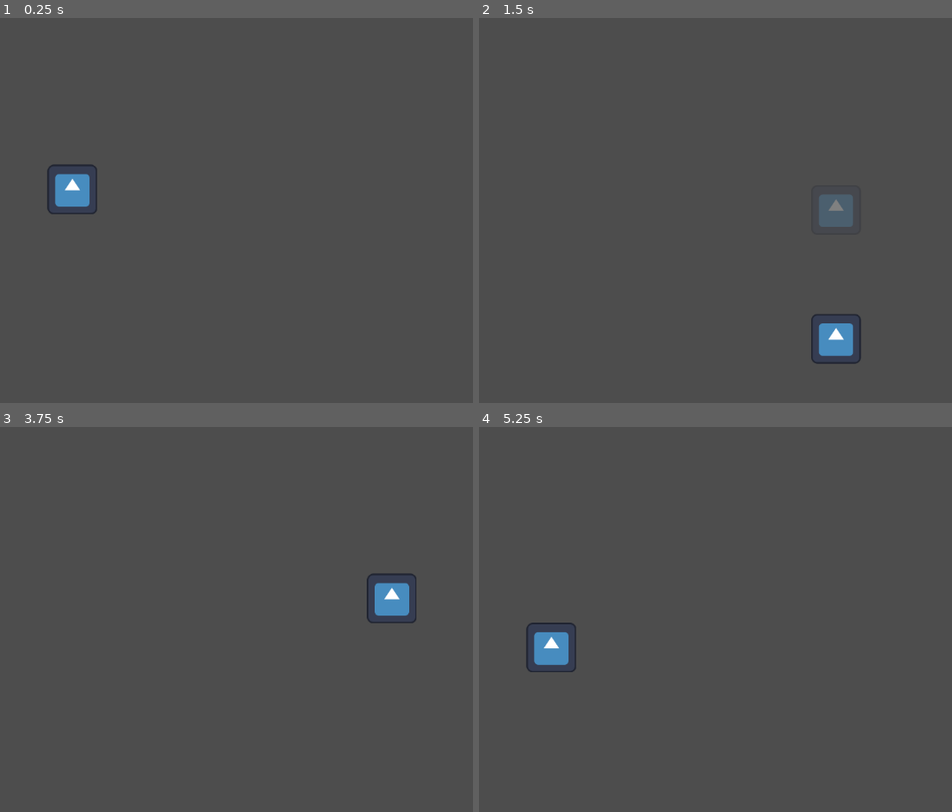
Above: before the commit, frames 1-4 (two rows, left to right).
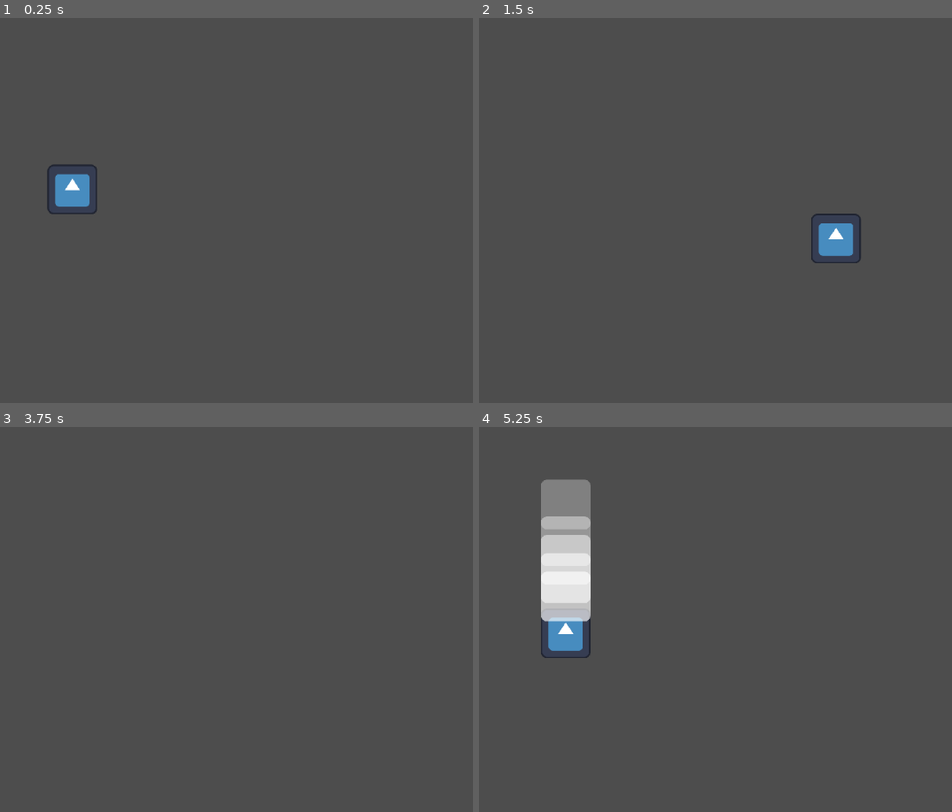
Above: after the commit, the same moments.

Repository: quapin/mattjam
Game: Godot game, scene res://src/characters/player.tscn
The game is run twice, just before and just after one commit, with the same random seed, the same clock (stepped at 60 frames per second) and the same inputs. Before the commit the project starts from res://characters/player.tscn. The engine's default icon, where the game draws it, is replaced by a stand-in: a white triangle on a blue panel in a dark square.
Inputs (mouse positions are in pixels of both pictures, inside the frame that each line leads up to):
- Up to frame 1 (0.25 s): no input
- Up to frame 2 (1.5 s): tap Enter at 0.5 s; move the mouse to (753, 183) at 0.52 s; hold D (right) 0.53-1.28 s; tap Space (dash, bound only after the commit) at 0.6 s; tap E (dash, bound only before the commit) at 0.8, 1.35 s; move the mouse to (outside the picture) at 1.27 s; hold S (down) from 1.28 s (still down)
- Up to frame 3 (3.75 s): click (outside the picture) at 1.55 s; move the mouse to (189, 527) at 2.02 s; release S (down) at 2.03 s; hold D (right) 2.03-2.78 s; click (189, 527) at 2.1 s; tap Space (dash, bound only after the commit) at 2.3, 2.85, 3.5 s; move the mouse to (85, 692) at 2.77 s; hold W (up) 2.78-3.53 s; tap E (dash, bound only before the commit) at 3.05, 3.6 s; move the mouse to (331, 673) at 3.52 s; hold A (left) from 3.53 s (still down)
- Up to frame 4 (5.25 s): click (810, 673) at 3.8 s; move the mouse to (outside the picture) at 4.27 s; click (outside the picture) at 4.35 s; tap Space (dash, bound only after the commit) at 4.55, 5.1 s; move the mouse to (635, 611) at 5.02 s; release A (left) at 5.03 s; hold S (down) from 5.03 s (still down)

The runs differ from the first frame. In frame 1, less than 0.1% of the frame differs, in the area x 14-17%, y 41-45%; in frame 2, 2.1%; in frame 3, 0.8%; in frame 4, 4.9%, in the area x 9-24%, y 13-64%.

Commit message:
Ninja Sta, Dash Changes, Player Attacking

Diff:
--- a/characters/actions/dash.tscn
+++ /dev/null
@@ -1,11 +0,0 @@
-[gd_scene load_steps=2 format=3 uid="uid://b1fl2ahtkl6gm"]
-
-[ext_resource type="Script" path="res://Dash.gd" id="1_535oa"]
-
-[node name="Dash" type="Node2D"]
-script = ExtResource("1_535oa")
-
-[node name="DurationTimer" type="Timer" parent="."]
-one_shot = true
-
-[connection signal="timeout" from="DurationTimer" to="." method="_on_duration_timer_timeout"]
--- a/characters/actions/dash_ghost.tscn
+++ /dev/null
@@ -1,10 +0,0 @@
-[gd_scene load_steps=3 format=3 uid="uid://dngrbtwvf3msi"]
-
-[ext_resource type="Script" path="res://DashGhost.gd" id="1_0qryc"]
-[ext_resource type="Texture2D" uid="uid://40xk6rj3y4yl" path="res://icon.svg" id="1_ok6cn"]
-
-[node name="DashGhost" type="Sprite2D"]
-position = Vector2(500, 300)
-scale = Vector2(0.633, 0.633)
-texture = ExtResource("1_ok6cn")
-script = ExtResource("1_0qryc")
--- a/characters/player.gd
+++ /dev/null
@@ -1,24 +0,0 @@
-extends CharacterBody2D
-
-var move_speed = 400  # speed in pixels/sec
-var dash_speed = 1800
-var dash_duration = 0.1
-
-@onready var dash = $Dash
-@onready var sprite = $Sprite2D
-@onready var animplayer = $AnimationPlayer
-
-func _process(delta):
-
-	if Input.is_action_just_pressed("dash") && dash.can_dash && !dash.is_dashing() :
-		dash.start_dash(sprite, dash_duration)
-
-
-
-func _physics_process(delta):
-	var speed = dash_speed if dash.is_dashing() else move_speed
-	# Simple top down movement
-	var direction = Input.get_vector("left", "right", "up", "down")
-
-	velocity = direction * speed
-	move_and_slide()
--- a/levels/test level.tscn
+++ b/levels/test level.tscn
@@ -1,6 +1,6 @@
 [gd_scene load_steps=5 format=3 uid="uid://b5dhsj8nx5qg0"]
 
-[ext_resource type="PackedScene" uid="uid://dv8lgv8a6m1tf" path="res://characters/player.tscn" id="1_v7b10"]
+[ext_resource type="PackedScene" uid="uid://dv8lgv8a6m1tf" path="res://src/characters/player.tscn" id="1_v7b10"]
 [ext_resource type="Texture2D" uid="uid://vhe0lkimiup6" path="res://assets/Assets.png" id="2_n3ca4"]
 
 [sub_resource type="TileSetAtlasSource" id="TileSetAtlasSource_8qenl"]
--- a/project.godot
+++ b/project.godot
@@ -1,9 +1,17 @@
+; Engine configuration file.
+; It's best edited using the editor UI and not directly,
+; since the parameters that go here are not all obvious.
+;
+; Format:
+;   [section] ; section goes between []
+;   param=value ; assign values to parameters
+
 config_version=5
 
 [application]
 
 config/name="Mattjam"
-run/main_scene="res://characters/player.tscn"
+run/main_scene="res://src/characters/player.tscn"
 config/features=PackedStringArray("4.2", "Forward Plus")
 config/icon="res://icon.svg"
 
@@ -36,6 +44,10 @@
 }
 dash={
 "deadzone": 0.5,
-"events": [Object(InputEventKey,"resource_local_to_scene":false,"resource_name":"","device":-1,"window_id":0,"alt_pressed":false,"shift_pressed":false,"ctrl_pressed":false,"meta_pressed":false,"pressed":false,"keycode":0,"physical_keycode":69,"key_label":0,"unicode":101,"echo":false,"script":null)
+"events": [Object(InputEventKey,"resource_local_to_scene":false,"resource_name":"","device":-1,"window_id":0,"alt_pressed":false,"shift_pressed":false,"ctrl_pressed":false,"meta_pressed":false,"pressed":false,"keycode":0,"physical_keycode":32,"key_label":0,"unicode":32,"echo":false,"script":null)
 ]
 }
+
+[rendering]
+
+textures/canvas_textures/default_texture_filter=0
--- /dev/null
+++ b/src/characters/actions/dash.tscn
@@ -0,0 +1,49 @@
+[gd_scene load_steps=7 format=3 uid="uid://b1fl2ahtkl6gm"]
+
+[ext_resource type="Script" path="res://src/scripts/abilities/Dash.gd" id="1_535oa"]
+[ext_resource type="Texture2D" uid="uid://b05yghu27osio" path="res://assets/dust.png" id="2_hjww7"]
+
+[sub_resource type="CanvasItemMaterial" id="CanvasItemMaterial_i66ok"]
+particles_animation = true
+particles_anim_h_frames = 5
+particles_anim_v_frames = 1
+particles_anim_loop = false
+
+[sub_resource type="Gradient" id="Gradient_x68hw"]
+offsets = PackedFloat32Array(0, 0.987952)
+colors = PackedColorArray(1, 1, 1, 1, 1, 1, 1, 0)
+
+[sub_resource type="GradientTexture1D" id="GradientTexture1D_03x5v"]
+gradient = SubResource("Gradient_x68hw")
+
+[sub_resource type="ParticleProcessMaterial" id="ParticleProcessMaterial_sgn1n"]
+lifetime_randomness = 0.7
+particle_flag_disable_z = true
+angle_min = -54.0
+angle_max = 54.0
+gravity = Vector3(0, 0, 0)
+scale_min = 0.8
+color_ramp = SubResource("GradientTexture1D_03x5v")
+
+[node name="Dash" type="Node2D"]
+z_index = -1
+script = ExtResource("1_535oa")
+
+[node name="DurationTimer" type="Timer" parent="."]
+one_shot = true
+
+[node name="GhostTimer" type="Timer" parent="."]
+wait_time = 0.02
+
+[node name="DustTrail" type="GPUParticles2D" parent="."]
+texture_filter = 1
+material = SubResource("CanvasItemMaterial_i66ok")
+emitting = false
+process_material = SubResource("ParticleProcessMaterial_sgn1n")
+texture = ExtResource("2_hjww7")
+lifetime = 1.2
+speed_scale = 2.95
+explosiveness = 0.8
+
+[connection signal="timeout" from="DurationTimer" to="." method="_on_duration_timer_timeout"]
+[connection signal="timeout" from="GhostTimer" to="." method="_on_ghost_timer_timeout"]
--- /dev/null
+++ b/src/characters/actions/dash_dust.tscn
@@ -0,0 +1,3 @@
+[gd_scene format=3 uid="uid://bq31po5w4q8vl"]
+
+[node name="DashDust" type="Node2D"]
--- /dev/null
+++ b/src/characters/actions/dash_ghost.gdshader
@@ -0,0 +1,19 @@
+shader_type canvas_item;
+
+uniform bool whiten = false;
+uniform float mix_weight = 1.0;
+
+void vertex() {
+	// Called for every vertex the material is visible on.
+}
+
+void fragment() {
+	vec4 texture_color = texture(TEXTURE, UV);
+	if (whiten) {
+		vec3 white = vec3(1,1,1);
+		vec3 whitened_texture_rgb = mix(texture_color.rgb, white, mix_weight);
+		COLOR = vec4(whitened_texture_rgb, texture_color.a);
+	} else {
+		COLOR = texture_color;
+	}
+	}
--- /dev/null
+++ b/src/characters/actions/dash_ghost.tscn
@@ -0,0 +1,39 @@
+[gd_scene load_steps=5 format=3 uid="uid://dngrbtwvf3msi"]
+
+[ext_resource type="Script" path="res://src/scripts/abilities/DashGhost.gd" id="1_0qryc"]
+[ext_resource type="Texture2D" uid="uid://40xk6rj3y4yl" path="res://icon.svg" id="1_ok6cn"]
+
+[sub_resource type="Shader" id="Shader_umlqs"]
+code = "shader_type canvas_item;
+
+uniform bool whiten = false;
+uniform float mix_weight = 1.0;
+
+void vertex() {
+	// Called for every vertex the material is visible on.
+}
+
+void fragment() {
+	vec4 texture_color = texture(TEXTURE, UV);
+	if (whiten) {
+		vec3 white = vec3(1,1,1);
+		vec3 whitened_texture_rgb = mix(texture_color.rgb, white, mix_weight);
+		COLOR = vec4(whitened_texture_rgb, COLOR.a);
+	} else {
+		COLOR = texture_color;
+	}
+	}
+
+"
+
+[sub_resource type="ShaderMaterial" id="ShaderMaterial_vn5ik"]
+shader = SubResource("Shader_umlqs")
+shader_parameter/whiten = true
+shader_parameter/mix_weight = 1.0
+
+[node name="DashGhost" type="Sprite2D"]
+material = SubResource("ShaderMaterial_vn5ik")
+position = Vector2(500, 300)
+scale = Vector2(0.633, 0.633)
+texture = ExtResource("1_ok6cn")
+script = ExtResource("1_0qryc")
--- /dev/null
+++ b/src/characters/actions/whiten_material.gdshader
@@ -0,0 +1,19 @@
+shader_type canvas_item;
+
+uniform bool whiten = false;
+uniform float mix_weight = 1.0;
+
+void vertex() {
+	// Called for every vertex the material is visible on.
+}
+
+void fragment() {
+	vec4 texture_color = texture(TEXTURE, UV);
+	if (whiten) {
+		vec3 white = vec3(1,1,1);
+		vec3 whitened_texture_rgb = mix(texture_color.rgb, white, mix_weight);
+		COLOR = vec4(whitened_texture_rgb, texture_color.a);
+	} else {
+		COLOR = texture_color;
+	}
+	}
--- a/characters/player.tscn
+++ b/src/characters/player.tscn
@@ -1,10 +1,11 @@
 [gd_scene load_steps=5 format=3 uid="uid://dv8lgv8a6m1tf"]
 
-[ext_resource type="Script" path="res://characters/player.gd" id="1_577k6"]
+[ext_resource type="Script" path="res://src/scripts/player.gd" id="1_577k6"]
 [ext_resource type="Texture2D" uid="uid://40xk6rj3y4yl" path="res://icon.svg" id="2_sv6h4"]
-[ext_resource type="PackedScene" uid="uid://b1fl2ahtkl6gm" path="res://characters/actions/dash.tscn" id="3_x1q3s"]
+[ext_resource type="PackedScene" uid="uid://b1fl2ahtkl6gm" path="res://src/characters/actions/dash.tscn" id="3_x1q3s"]
 
 [sub_resource type="RectangleShape2D" id="RectangleShape2D_t1lgl"]
+size = Vector2(75, 78.5)
 
 [node name="Player" type="CharacterBody2D"]
 position = Vector2(500, 300)
@@ -16,8 +17,13 @@
 texture = ExtResource("2_sv6h4")
 
 [node name="CollisionShape2D" type="CollisionShape2D" parent="."]
+position = Vector2(-1.5, 1.25)
 shape = SubResource("RectangleShape2D_t1lgl")
 
 [node name="Dash" parent="." instance=ExtResource("3_x1q3s")]
 
 [node name="AnimationPlayer" type="AnimationPlayer" parent="."]
+
+[node name="AttackTimer" type="Timer" parent="."]
+wait_time = 0.7
+one_shot = true
--- /dev/null
+++ b/src/entites/ninja_star.tscn
@@ -0,0 +1,36 @@
+[gd_scene load_steps=5 format=3 uid="uid://bvh434qqaok0m"]
+
+[ext_resource type="Script" path="res://src/scripts/abilities/NinjaStar.gd" id="1_10lvo"]
+[ext_resource type="Texture2D" uid="uid://40xk6rj3y4yl" path="res://icon.svg" id="2_bexoe"]
+[ext_resource type="Script" path="res://src/scripts/abilities/ninjaStarTest.gd" id="3_0wxpp"]
+
+[sub_resource type="RectangleShape2D" id="RectangleShape2D_g8vt1"]
+size = Vector2(23.625, 24.5625)
+
+[node name="NinjaStar" type="Area2D"]
+collision_layer = 2
+collision_mask = 2
+script = ExtResource("1_10lvo")
+
+[node name="Sprite2D" type="Sprite2D" parent="."]
+position = Vector2(5.96046e-08, 0)
+scale = Vector2(0.2, 0.2)
+texture = ExtResource("2_bexoe")
+
+[node name="CollisionShape2D" type="CollisionShape2D" parent="."]
+shape = SubResource("RectangleShape2D_g8vt1")
+
+[node name="VisibleOnScreenNotifier2D" type="VisibleOnScreenNotifier2D" parent="."]
+
+[node name="ThrowRange" type="Timer" parent="."]
+process_callback = 0
+one_shot = true
+autostart = true
+
+[node name="ninjaStarTest" type="Node2D" parent="."]
+script = ExtResource("3_0wxpp")
+
+[connection signal="area_entered" from="." to="." method="_on_area_entered"]
+[connection signal="body_entered" from="." to="." method="_on_body_entered"]
+[connection signal="screen_exited" from="VisibleOnScreenNotifier2D" to="." method="_on_visible_on_screen_notifier_2d_screen_exited"]
+[connection signal="timeout" from="ThrowRange" to="." method="_on_throw_range_timeout"]
--- a/Dash.gd
+++ b/src/scripts/abilities/Dash.gd
@@ -3,22 +3,36 @@
 const dash_delay = 0.2
 
 @onready var duration_timer = $DurationTimer
-var ghost_scene = preload("res://characters/actions/dash_ghost.tscn")
+@onready var ghost_timer = $GhostTimer
+@onready var dust_trail = $DustTrail
+
+var ghost_scene = preload("res://src/characters/actions/dash_ghost.tscn")
 var can_dash = true
 var sprite
 
 func start_dash(sprite, duration):
+	# Whiten the dash ghost
 	self.sprite = sprite
+	#sprite.material.set_shader_param("mix_weight", 0.7)
+	#sprite.material.set_shader_param("whiten", true)
 
+	# Dash duration
 	duration_timer.wait_time = duration
 	duration_timer.start()
-
+	$GhostTimer.start()
 	instance_ghost()
 
+	# Dust trail WIP
+	#dust_trail.restart()
+	#dust_trail.emitting = true
+
+# Create the ghost
 func instance_ghost():
+	# Pull ghost scene
 	var ghost = ghost_scene.instantiate()
 	get_parent().get_parent().add_child(ghost)
 
+	# Match ghost frame with player sprite frame
 	ghost.global_position = global_position
 	ghost.texture = sprite.texture
 	ghost.vframes = sprite.vframes
@@ -26,14 +40,21 @@
 	ghost.frame = sprite.frame
 	ghost.flip_h = sprite.flip_h
 
-
 func is_dashing():
 	return !duration_timer.is_stopped()
 
+# Finish dashing and spawning ghosts
 func end_dash():
+	$GhostTimer.stop()
+
 	can_dash = false
 	await(get_tree().create_timer(dash_delay).timeout)
 	can_dash = true
 
+
 func _on_duration_timer_timeout() -> void:
 	end_dash()
+
+# Spawn ghost every time the ghost timer loops
+func _on_ghost_timer_timeout():
+	instance_ghost()
--- a/DashGhost.gd
+++ b/src/scripts/abilities/DashGhost.gd
@@ -3,6 +3,9 @@
 @onready var tween = get_tree().create_tween()
 
 func _ready():
+	# Honestly no idea what most of these do tweens are weird
 	tween.set_trans(Tween.TRANS_QUART)
+	# This maybe(?) does the fade out
 	tween.set_ease(Tween.EASE_OUT)
+	# Or this is the fade out messing with the alpha value idk i think thats in the shader tho
 	tween.tween_property(self,"modulate:a",0.0,0.5)
--- /dev/null
+++ b/src/scripts/abilities/NinjaStar.gd
@@ -0,0 +1,34 @@
+extends Area2D
+
+var SPEED = 400
+
+# Throwing Range
+@onready var starRange = $ThrowRange
+
+# Ninja Star Physics Process
+func _physics_process(delta):
+	var direction = Vector2.RIGHT.rotated(rotation)
+	global_position += SPEED * direction * delta
+
+
+
+
+# Ninja star destroyed
+func destroy():
+	queue_free()
+
+# Ninja Star enters a collision box
+func _on_body_entered(body):
+	destroy()
+
+# Ninja star enters an area box
+func _on_area_entered(area):
+	destroy()
+
+# Ninja Star despawn when going off screen
+func _on_visible_on_screen_notifier_2d_screen_exited():
+	queue_free()
+
+# Ninja Star despawn when exceeding throwing range
+func _on_throw_range_timeout():
+	queue_free()
--- /dev/null
+++ b/src/scripts/abilities/ninjaStarTest.gd
@@ -0,0 +1,12 @@
+extends Node2D
+
+
+# Testing code for different ninja star loading
+
+var ninjaStar = load("res://src/entites/ninja_star.tscn")
+@onready var aimPosition = null
+@onready var selfPosition = null
+
+var cooldown = 25
+var last_shot = 0
+var range = 100
--- /dev/null
+++ b/src/scripts/player.gd
@@ -0,0 +1,60 @@
+extends CharacterBody2D
+
+# Player Variables
+@export var move_speed = 400  # speed in pixels/sec
+@export var dash_speed = 1800
+@export var dash_duration = 0.1
+
+# Node Call-ins
+@onready var dash = $Dash
+@onready var sprite = $Sprite2D
+@onready var animplayer = $AnimationPlayer
+@onready var attackTimer = $AttackTimer
+
+# Attack Call-ins
+@export var ninjaStar: PackedScene = preload("res://src/entites/ninja_star.tscn")
+
+
+# Dash Process
+func _process(delta):
+
+	if Input.is_action_just_pressed("dash") && dash.can_dash && !dash.is_dashing() :
+		dash.start_dash(sprite, dash_duration)
+
+
+
+# Player Physics and Actions Process
+func _physics_process(delta):
+	var speed = dash_speed if dash.is_dashing() else move_speed
+	# Simple top down movement
+	var direction = Input.get_vector("left", "right", "up", "down")
+
+	# Attacking action based off mouse location with timer
+	if Input.is_action_just_pressed("shoot") and attackTimer.is_stopped():
+		var starDirection = self.global_position.direction_to(get_global_mouse_position())
+		throwStar(starDirection)
+
+
+	# Match player sprite with direction and animations
+	if velocity.x < 0:
+		sprite.flip_h = true
+		#$Sprite2D/AnimationPlayer.play('run')
+	else:
+		sprite.flip_h = false
+		#$Sprite2D/AnimationPlayer.play('run')
+
+	velocity = direction * speed
+	move_and_slide()
+
+
+# Ninja Star Spawning Function
+func throwStar(starDirection: Vector2):
+	if ninjaStar:
+		var star = ninjaStar.instantiate()
+		get_tree().current_scene.add_child(star)
+		star.global_position = self.global_position
+
+		var starRotate = starDirection.angle()
+		star.rotation = starRotate
+
+		attackTimer.start()
Empty file removed: Player.gd
Binary file added: assets/Run.png
Not shown, added: assets/Run.png.import
Binary file added: assets/dust.png
Not shown, added: assets/dust.png.import
Not shown: 2 places in src/entites/Bullet.tscn that only renumber resources
